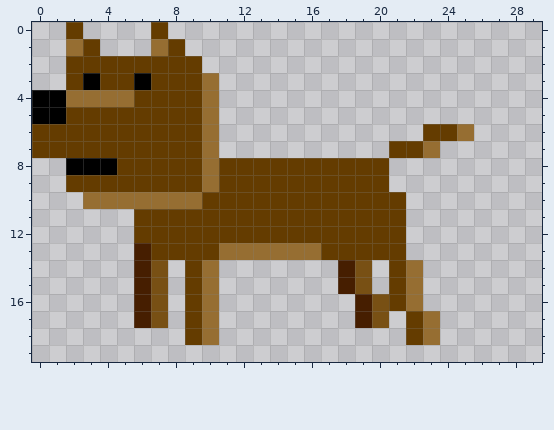
Edited in one commit: pixel-art sprite (david/test.png). That is the earlier state.
The file is 30x20 pixels.
The same view after the edit:
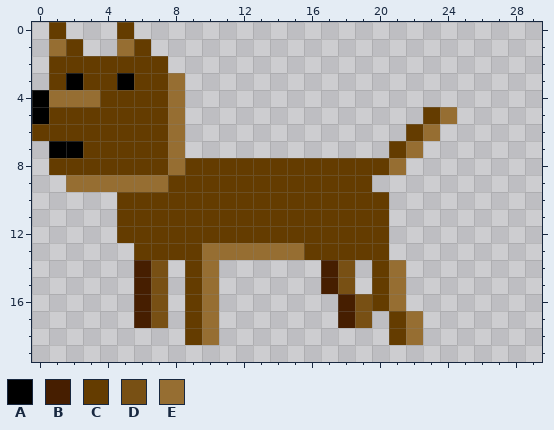
Palette (. is transparent): A #000000  B #461e00  C #643c00  D #785014  E #966e32
The exact change:
Changed rows in their new state; - is an unchanged pixel.
first column x 0:
 0 -C.--C-.------------------
 1 -EC.-EC..-----------------
 2 -C------..----------------
 3 -CAC-AC-E..---------------
 4 -E--CC--E..---------------
 5 -C------E..------------CE-
 6 --------E..-----------CE..
 7 .AA-----E..-----------E.--
 8 -CCCC---E-C----------E----
 9 --EEEEEE--C---------.-----
10 ---..CCCCC-----------.----
11 -----C---------------.----
12 -----C---------------.----
13 ------C---E-----C----.----
14 -----------------BD.CE.---
15 -----------------BD.CE.---
16 ------------------BDCE.---
17 ------------------BD.CE.--
18 ---------------------CE.--
